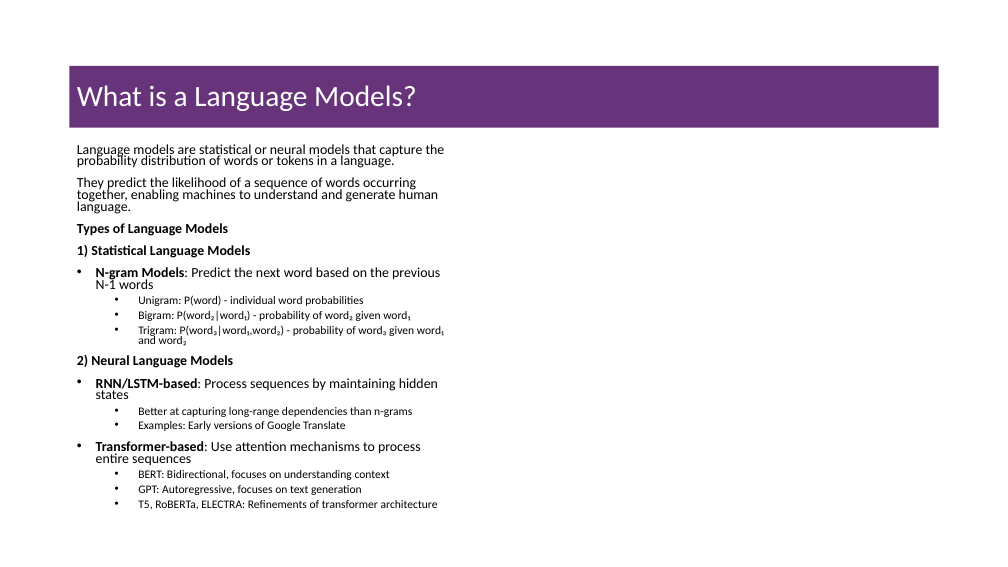
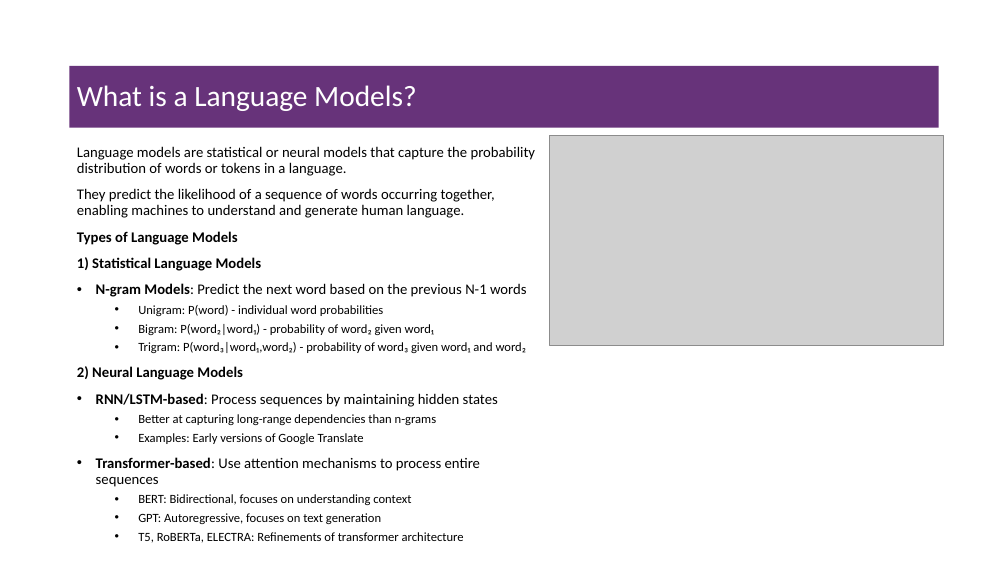
Before and after one commit to msfasha/307307-BI-Methods, a slide deck: slide 31 of 20242-NLP-LLM/lecture notes/Part 1 - Introduction to NLP/1.1-introduction to NLP.pptx (slide 32 before the commit). Drawn at 1008x567 pixels with LibreOffice and Linux fonts; fonts in the diff are those of the drawing; grey boxes stand for pictures; background and template pictures are left out. Boxes give left, top, right and bottom in pixels: in the first picture for what was removed or moved away, otherwise in the second. Text is boxed around its words. In the diff, an @@ line names an element or a change of style, - is before the commit and + after.

```diff
--- a/20242-NLP-LLM/lecture notes/Part 1 - Introduction to NLP/1.1-introduction to NLP.pptx
+++ b/20242-NLP-LLM/lecture notes/Part 1 - Introduction to NLP/1.1-introduction to NLP.pptx
@@ text "Language models are statistical or ..." at <box>77,146,536,542</box>: size 13.2 to 14 pt in "Language models are statistical or neural models ...", "They predict the likelihood of a sequence ...", "Types of Language Models", "1) Statistical Language Models" and 4 more places; size 11 to 12 pt in "Unigram: P(word) - individual word probabilities", "Bigram: P(word₂|word₁) - probability of word₂ given ...", "Trigram: P(word₃|word₁,word₂) - probability of word₃ given ...", "Better at capturing long-range dependencies than n-grams" and 4 more places; indent changed; line spacing 0.7 to 0.9 @@
@@ picture added at <box>549,135,944,346</box> @@
```
Also in this commit, not shown: 24 other slides changed, 4 slides added, 5 slides removed, 2 other files.
